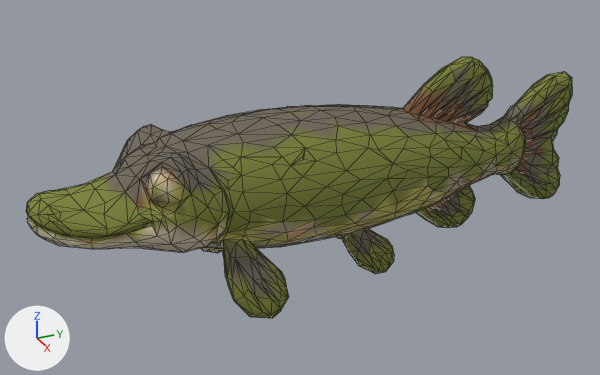
An edit to the glTF model public/models/fish-pike.glb, drawn before and after from the same camera.
Both versions are drawn from a 50 mm camera at (1.163, -0.584, 0.566) aimed at (-0.013, -0.054, -0.022). Every picture has the same lights, and +X, +Y and +Z are marked at lower left. The older version comes first. Mesh edges are drawn as thin lines. Vertices at exactly the same position are counted once.

Names of what the first picture shows: 'tripo_node_93c81dfb-e3cd-4696-951f-66e3046a0ee2'.
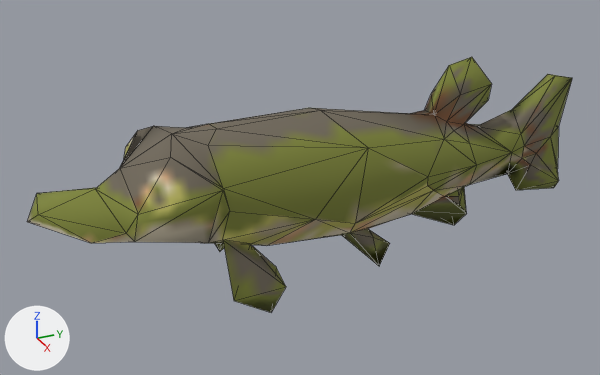
The change in detail:
me_tripo_mesh_93c81dfb_e3cd_4696_951f_66e3046a0ee2 is used by ob_tripo_node_93c81dfb_e3cd_4696_951f_66e3046a0ee2; location (0.0, 0.0, 0.0); scale (0.5, 0.5, 0.5).
me_tripo_mesh_93c81dfb_e3cd_4696_951f_66e3046a0ee2 had 1239 vertices, 2474 faces and spanned x -0.26..0.26, y -1.0..1.0, z -0.35..0.35.
me_tripo_mesh_93c81dfb_e3cd_4696_951f_66e3046a0ee2 now has 152 vertices, 300 faces and spans x -0.24..0.24, y -1.0..1.0, z -0.35..0.35.
me_tripo_mesh_93c81dfb_e3cd_4696_951f_66e3046a0ee2 part 1: 1100 vertices removed from x -0.26..0.26, y -1.0..1.0, z -0.35..0.35; 13 vertices added at x -0.11..0.12, y 0.43..0.9, z -0.28..0.23.
Object 'tripo_node_93c81dfb-e3cd-4696-951f-66e3046a0ee2' (ob_tripo_node_93c81dfb_e3cd_4696_951f_66e3046a0ee2) is rescaled from (0.5, 0.5, 0.5) to (0.499, 0.499, 0.499).

Pixel boxes (x1, y1, x2, y2) of what changed, in the pictures (600 x 375 px):
'tripo_node_93c81dfb-e3cd-4696-951f-66e3046a0ee2', reshaped, rescaled
    before: (26, 57, 573, 318)
    after: (27, 57, 572, 313)
part 1 of me_tripo_mesh_93c81dfb_e3cd_4696_951f_66e3046a0ee2, cut back
    before: (26, 57, 573, 318)
    after: (411, 74, 572, 225)
